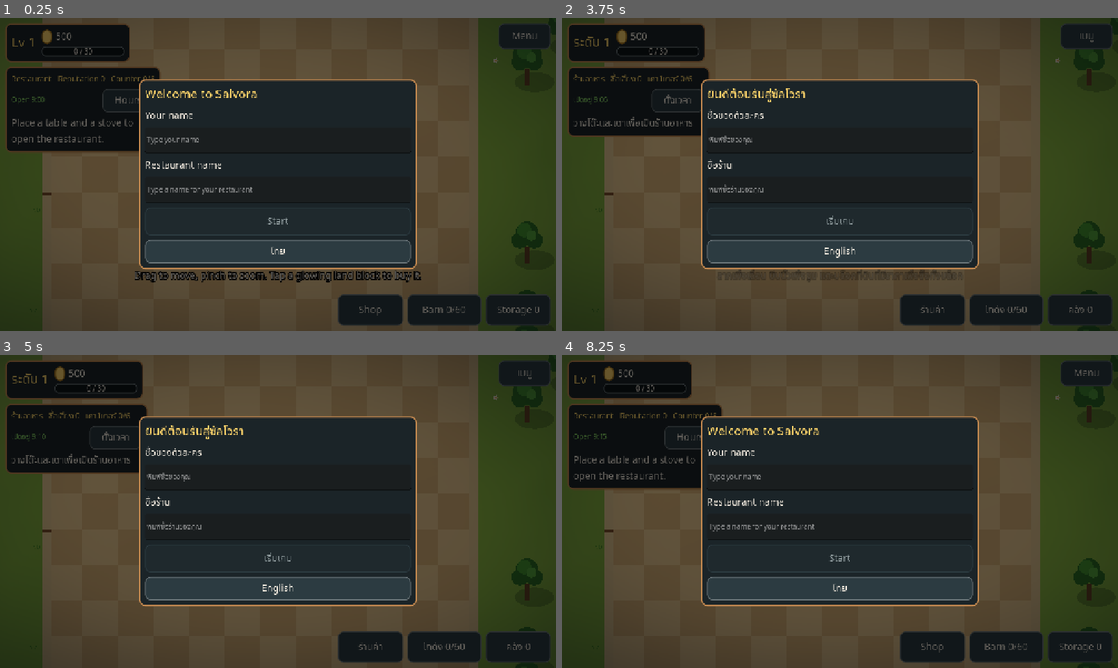
Above: before the commit, frames 1-4 (two rows, left to right).
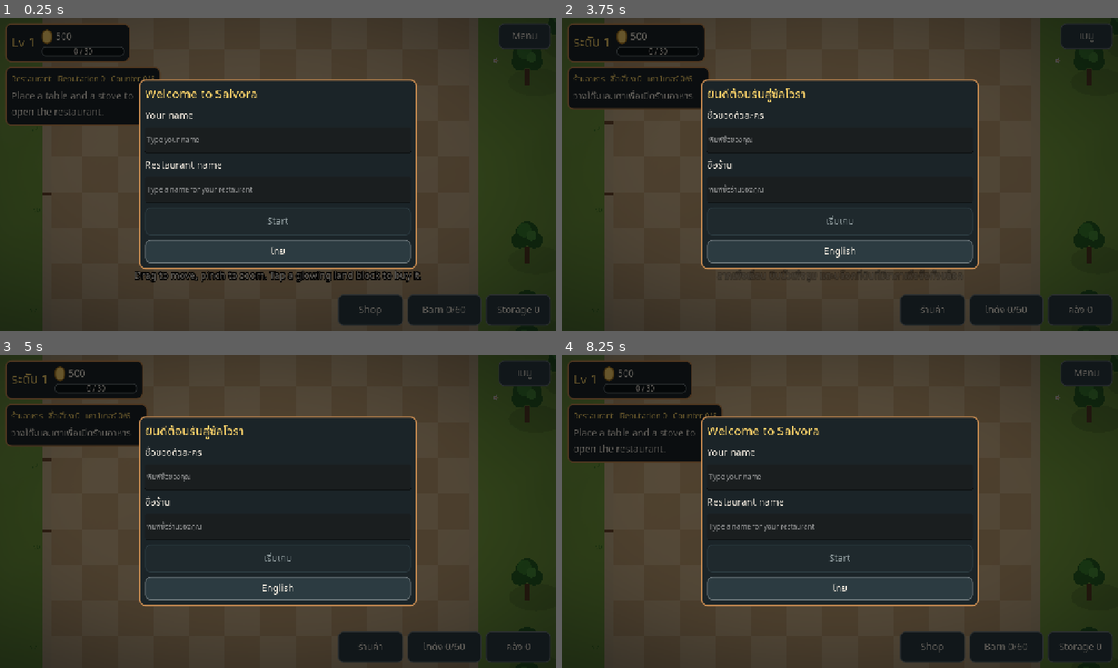
Above: after the commit, the same moments.

Repository: sakagitnat/My-game
Game: Godot game, scene res://scenes/world.tscn
The game is run twice, just before and just after one commit, with the same random seed, the same clock (stepped at 60 frames per second) and the same inputs.
Inputs (mouse positions are in pixels of both pictures, inside the frame that each line leads up to):
- Up to frame 1 (0.25 s): no input
- Up to frame 2 (3.75 s): click (689, 99) at 0.5 s, where only the run before the commit has a clickable "Hours"; click "Shop" at 1.25 s; click "Barn 0/60" at 2 s; click "Storage 0" at 2.75 s; click "ไทย" at 3.5 s
- Up to frame 3 (5 s): click (116, 436) at 4.25 s, where only the run before the commit has a clickable "ตั้งเวลา"
- Up to frame 4 (8.25 s): click "เมนู" at 5 s; click "ร้านค้า" at 5.75 s; click "โกดัง 0/60" at 6.5 s; click "คลัง 0" at 7.25 s; click "English" at 8 s

The runs differ from the first frame. In frame 1, 2.6% of the frame differs, in the area x 1-25%, y 22-43%; in frame 2, 2.4%; in frame 3, 2.4%; in frame 4, 2.6%.

Commit message:
Revert "WIP (ยังไม่ทดสอบ ยังไม่เปิด PR): เวลาเปิด-ปิดร้านอัตโนมัติ ตั้งเวลาได้ ปุ่มเปิด/ปิดทันที เวลาเดินต่อ ลูกค้าใหม่ไม่เข้าตอนปิด"
This reverts commit b97deb4b0339cf7f87e5cd214043327ecfdd55ef.

Diff:
--- a/data/strings.json
+++ b/data/strings.json
@@ -86,16 +86,6 @@
 	"REST_REP": {"en": "Reputation %d", "th": "ชื่อเสียง %d"},
 	"REST_COUNTER": {"en": "Counter %d/%d", "th": "เคาน์เตอร์ %d/%d"},
 	"REST_NEEDS_SETUP": {"en": "Place a table and a stove to open the restaurant.", "th": "วางโต๊ะและเตาเพื่อเปิดร้านอาหาร"},
-	"BTN_HOURS": {"en": "Hours", "th": "ตั้งเวลา"},
-	"HOURS_TITLE": {"en": "Opening hours", "th": "เวลาเปิดร้าน"},
-	"SHOP_OPEN_NOW": {"en": "Open %s", "th": "เปิดอยู่ %s"},
-	"SHOP_CLOSED_NOW": {"en": "Closed %s", "th": "ปิดอยู่ %s"},
-	"HOURS_OPENS": {"en": "Opens at", "th": "เวลาเปิด"},
-	"HOURS_CLOSES": {"en": "Closes at", "th": "เวลาปิด"},
-	"BTN_OPEN_NOW": {"en": "Open now", "th": "เปิดร้านทันที"},
-	"BTN_CLOSE_NOW": {"en": "Close now", "th": "ปิดร้านทันที"},
-	"HOURS_NOTE": {"en": "Time keeps running. A closed restaurant only gets no new customers; those inside are still served. \"Open now\" and \"Close now\" last until the next opening or closing time.", "th": "เวลายังเดินต่อไป ร้านที่ปิดแค่ไม่มีลูกค้าใหม่เข้า ลูกค้าที่อยู่ในร้านยังได้รับบริการ ปุ่ม \"เปิดร้านทันที\" และ \"ปิดร้านทันที\" มีผลจนถึงเวลาเปิดหรือปิดถัดไป"},
-	"REST_CLOSED_WAIT": {"en": "Closed: no new customers.", "th": "ร้านปิดอยู่ ไม่มีลูกค้าใหม่"},
 	"REST_WAITING": {"en": "Waiting for customers...", "th": "รอลูกค้า..."},
 	"BTN_SERVE": {"en": "Serve", "th": "เสิร์ฟ"},
 	"BTN_COOK": {"en": "Cook", "th": "ทำอาหาร"},
--- a/scripts/autoload/game_state.gd
+++ b/scripts/autoload/game_state.gd
@@ -30,7 +30,6 @@
 var stash: Dictionary = {}
 # Time of day (looks only for now, see DayClock).
 var day_clock := DayClock.new()
-var shop_hours := ShopHours.new()
 var save_path: String = SAVE_PATH
 var autosave: bool = true
 var clock_override: float = -1.0
@@ -46,23 +45,8 @@
 
 func _process(delta: float) -> void:
 	day_clock.tick(delta)
-	shop_hours.refresh(day_clock.hour())
 	if restaurant_active and restaurant.tick(delta):
 		_commit()
-
-# Whether the restaurant takes new customers now (the clock keeps running when it is closed).
-func shop_open() -> bool:
-	return shop_hours.is_open(day_clock.hour())
-
-# The player's opening and closing hours.
-func set_shop_hours(open_at: int, close_at: int) -> void:
-	shop_hours.set_hours(open_at, close_at, day_clock.hour())
-	_commit()
-
-# "Open now" / "Close now": lasts until the schedule next opens or closes.
-func force_shop(open: bool) -> void:
-	shop_hours.force(open, day_clock.hour())
-	_commit()
 
 func reset() -> void:
 	restaurant.reset_state()
@@ -75,8 +59,6 @@
 	inventory = Inventory.new(60)
 	stash.clear()
 	day_clock.reset()
-	day_clock.start_new_game()
-	shop_hours.reset()
 	player_name = ""
 	restaurant_name = ""
 
@@ -682,7 +664,7 @@
 	for z in grids:
 		g[z] = grids[z].to_dict()
 	return SaveStore.write(save_path, {
-		"coins": coins, "xp": xp, "level": level, "language": language, "player_name": player_name, "restaurant_name": restaurant_name, "grids": g, "inventory": inventory.to_dict(), "stash": stash, "clock": day_clock.to_dict(), "hours": shop_hours.to_dict(), "restaurant": restaurant.to_dict()})
+		"coins": coins, "xp": xp, "level": level, "language": language, "player_name": player_name, "restaurant_name": restaurant_name, "grids": g, "inventory": inventory.to_dict(), "stash": stash, "clock": day_clock.to_dict(), "restaurant": restaurant.to_dict()})
 
 func load_game() -> bool:
 	var d := SaveStore.read(save_path)
@@ -712,8 +694,6 @@
 				stash[str(id)] = int(st[id])
 	var clk = d.get("clock", {})
 	day_clock.load_dict(clk if clk is Dictionary else {})
-	var hrs = d.get("hours", {})
-	shop_hours.load_dict(hrs if hrs is Dictionary else {})
 	var rest = d.get("restaurant", {})
 	if rest is Dictionary:
 		restaurant.load_dict(rest)
--- a/scripts/core/day_clock.gd
+++ b/scripts/core/day_clock.gd
@@ -25,12 +25,6 @@
 func reset() -> void:
 	t = 0.0
 	days = 0
-
-# A new game begins at 9:00 (the restaurant's default opening hour), not at the start of the morning.
-const NEW_GAME_HOUR := 9.0
-
-func start_new_game() -> void:
-	t = (NEW_GAME_HOUR - START_HOUR) / 24.0 + 0.0005
 
 func tick(delta: float) -> void:
 	t += delta * speed / DAY_SECONDS
--- a/scripts/core/restaurant.gd
+++ b/scripts/core/restaurant.gd
@@ -195,7 +195,7 @@
 			reputation = maxi(0, reputation - 1)
 			customer_left.emit(id)
 			changed = true
-	if has_service() and host.shop_open():
+	if has_service():
 		arrival_timer -= dt
 		if arrival_timer <= 0.0:
 			arrival_timer = _arrival_interval()
--- a/scripts/core/shop_hours.gd
+++ /dev/null
@@ -1,58 +0,0 @@
-class_name ShopHours
-extends RefCounted
-
-# When the restaurant takes new customers. Time keeps running either way; a closed restaurant only gets no new arrivals
-# (customers already inside are served as usual). The player sets the opening and closing hour; "open now" / "close now" override
-# the schedule until the schedule next changes (the next opening or closing time), then the schedule takes over again.
-const DEFAULT_OPEN := 9
-const DEFAULT_CLOSE := 21
-const EPS := 0.001   # clock floats a hair under a whole hour still count as that hour
-
-var open_hour: int = DEFAULT_OPEN
-var close_hour: int = DEFAULT_CLOSE
-var override: String = ""             # "", "open" or "closed"
-var _override_sched: bool = false     # whether the schedule said open when the override was set
-
-func reset() -> void:
-	open_hour = DEFAULT_OPEN
-	close_hour = DEFAULT_CLOSE
-	override = ""
-	_override_sched = false
-
-# What the schedule alone says at game-clock `hour` (0..24).
-func scheduled_open(hour: float) -> bool:
-	return hour >= float(open_hour) - EPS and hour < float(close_hour) - EPS
-
-# Whether new customers come at `hour`: the override while the schedule has not changed since it was set, else the schedule.
-func is_open(hour: float) -> bool:
-	var sched := scheduled_open(hour)
-	if override != "" and sched == _override_sched:
-		return override == "open"
-	return sched
-
-# Drops an override the schedule has moved past (call as the clock runs).
-func refresh(hour: float) -> void:
-	if override != "" and scheduled_open(hour) != _override_sched:
-		override = ""
-
-func force(open: bool, hour: float) -> void:
-	override = "open" if open else "closed"
-	_override_sched = scheduled_open(hour)
-
-# Sets the hours: opening 0..23, closing after it up to 24 (at least one hour open). The hour being asked for wins; the other is moved.
-func set_hours(open_at: int, close_at: int, hour: float) -> void:
-	open_at = clampi(open_at, 0, 23)
-	close_at = clampi(close_at, open_at + 1, 24)
-	open_hour = open_at
-	close_hour = close_at
-	refresh(hour)
-
-func to_dict() -> Dictionary:
-	return {"open": open_hour, "close": close_hour, "override": override, "sched": _override_sched}
-
-func load_dict(d: Dictionary) -> void:
-	open_hour = clampi(int(d.get("open", DEFAULT_OPEN)), 0, 23)
-	close_hour = clampi(int(d.get("close", DEFAULT_CLOSE)), open_hour + 1, 24)
-	var o := str(d.get("override", ""))
-	override = o if o == "open" or o == "closed" else ""
-	_override_sched = bool(d.get("sched", false))
--- a/scripts/ui/hud.gd
+++ b/scripts/ui/hud.gd
@@ -27,7 +27,6 @@
 var shop_button: Button
 var barn_button: Button
 var storage_button: Button
-var hours_label: Label
 var message_label: Label
 var message_key := "HINT_START"
 var message_arg = null
@@ -328,19 +327,6 @@
 		"level": text = Loc.t("COOK_LEVEL") % int(Catalog.RECIPES[c.dish].level)
 	return {"text": text, "enabled": false, "action": ""}
 
-# "14:30" for a game-clock hour.
-static func clock_text(hour: float) -> String:
-	var h := floori(hour)
-	var m := floori((hour - float(h)) * 60.0)
-	return "%d:%02d" % [h, m - m % 5]
-
-func _update_hours_label() -> void:
-	if hours_label == null or not is_instance_valid(hours_label):
-		return
-	var now := clock_text(GameState.day_clock.hour())
-	hours_label.text = Loc.t("SHOP_OPEN_NOW" if GameState.shop_open() else "SHOP_CLOSED_NOW") % now
-	hours_label.add_theme_color_override("font_color", UiTheme.GOOD if GameState.shop_open() else UiTheme.MUTED)
-
 func _refresh_restaurant(force: bool) -> void:
 	if rest_panel == null:
 		return
@@ -348,12 +334,10 @@
 	rest_panel.visible = zone == "restaurant"
 	if not rest_panel.visible:
 		return
-	var is_open := GameState.shop_open()
-	var sig := "%d|%d|%d|%s|%s" % [r.reputation, r.counter.size(), GameState.level, ",".join(r.counter), is_open]
+	var sig := "%d|%d|%d|%s" % [r.reputation, r.counter.size(), GameState.level, ",".join(r.counter)]
 	for c in r.customers:
 		sig += "|%d:%s:%s" % [c.id, c.dish, _customer_action(c).text]
 	if not force and sig == _rest_sig:
-		_update_hours_label()
 		for c in r.customers:
 			if _rest_bars.has(c.id):
 				_rest_bars[c.id].value = 100.0 * clampf(c.patience / c.max_patience, 0.0, 1.0)
@@ -369,19 +353,6 @@
 	head.add_theme_font_size_override("font_size", 18)
 	head.add_theme_color_override("font_color", UiTheme.GOLD)
 	rest_body.add_child(head)
-	var hours_row := HBoxContainer.new()
-	hours_row.add_theme_constant_override("separation", 10)
-	hours_label = Label.new()
-	hours_label.add_theme_font_size_override("font_size", 16)
-	hours_label.size_flags_horizontal = Control.SIZE_EXPAND_FILL
-	hours_row.add_child(hours_label)
-	var hours_btn := Button.new()
-	hours_btn.text = Loc.t("BTN_HOURS")
-	hours_btn.custom_minimum_size = Vector2(120, 44)
-	hours_btn.pressed.connect(open_modal.bind("hours"))
-	hours_row.add_child(hours_btn)
-	rest_body.add_child(hours_row)
-	_update_hours_label()
 	if not r.has_service():
 		var setup := Label.new()
 		setup.text = Loc.t("REST_NEEDS_SETUP")
@@ -400,7 +371,7 @@
 		rest_body.add_child(ready)
 	if r.customers.is_empty():
 		var wait := Label.new()
-		wait.text = Loc.t("REST_WAITING") if is_open else Loc.t("REST_CLOSED_WAIT")
+		wait.text = Loc.t("REST_WAITING")
 		wait.add_theme_color_override("font_color", UiTheme.MUTED)
 		rest_body.add_child(wait)
 	for c in r.customers:
@@ -607,7 +578,6 @@
 		"shop": _build_shop()
 		"barn": _build_barn()
 		"storage": _build_storage()
-		"hours": _build_hours()
 		"settings": _build_settings()
 		"confirm": _build_confirm()
 		"names": _build_names()
@@ -681,54 +651,6 @@
 				open_modal("storage")))
 		row.add_child(sell)
 		list.add_child(row)
-
-# Opening hours: the player's opening and closing hour, and open/close now.
-func _build_hours() -> void:
-	_modal_header(Loc.t("HOURS_TITLE"))
-	var h := GameState.shop_hours
-	var status := Label.new()
-	status.text = Loc.t("SHOP_OPEN_NOW" if GameState.shop_open() else "SHOP_CLOSED_NOW") % clock_text(GameState.day_clock.hour())
-	status.add_theme_color_override("font_color", UiTheme.GOOD if GameState.shop_open() else UiTheme.MUTED)
-	modal_body.add_child(status)
-	for kind in ["open", "close"]:
-		var row := HBoxContainer.new()
-		row.add_theme_constant_override("separation", 10)
-		var name_l := Label.new()
-		name_l.text = Loc.t("HOURS_OPENS" if kind == "open" else "HOURS_CLOSES")
-		name_l.size_flags_horizontal = Control.SIZE_EXPAND_FILL
-		row.add_child(name_l)
-		var value: int = h.open_hour if kind == "open" else h.close_hour
-		for step in [-1, 1]:
-			var b := Button.new()
-			b.text = "-" if step < 0 else "+"
-			b.custom_minimum_size = Vector2(64, 56)
-			b.pressed.connect(func() -> void:
-				var o: int = h.open_hour + (step if kind == "open" else 0)
-				var c: int = h.close_hour + (step if kind == "close" else 0)
-				GameState.set_shop_hours(o, c)
-				_build_modal())
-			row.add_child(b)
-			if step < 0:
-				var v := Label.new()
-				v.text = "%d:00" % value
-				v.custom_minimum_size = Vector2(80, 0)
-				v.horizontal_alignment = HORIZONTAL_ALIGNMENT_CENTER
-				row.add_child(v)
-		modal_body.add_child(row)
-	var now_btn := Button.new()
-	now_btn.text = Loc.t("BTN_CLOSE_NOW") if GameState.shop_open() else Loc.t("BTN_OPEN_NOW")
-	now_btn.custom_minimum_size = Vector2(0, 60)
-	now_btn.pressed.connect(func() -> void:
-		GameState.force_shop(not GameState.shop_open())
-		_build_modal()
-		refresh())
-	modal_body.add_child(now_btn)
-	var note := Label.new()
-	note.text = Loc.t("HOURS_NOTE")
-	note.autowrap_mode = TextServer.AUTOWRAP_WORD_SMART
-	note.add_theme_font_size_override("font_size", 15)
-	note.add_theme_color_override("font_color", UiTheme.MUTED)
-	modal_body.add_child(note)
 
 func _build_barn() -> void:
 	_modal_header(Loc.t("BARN_TITLE"))
